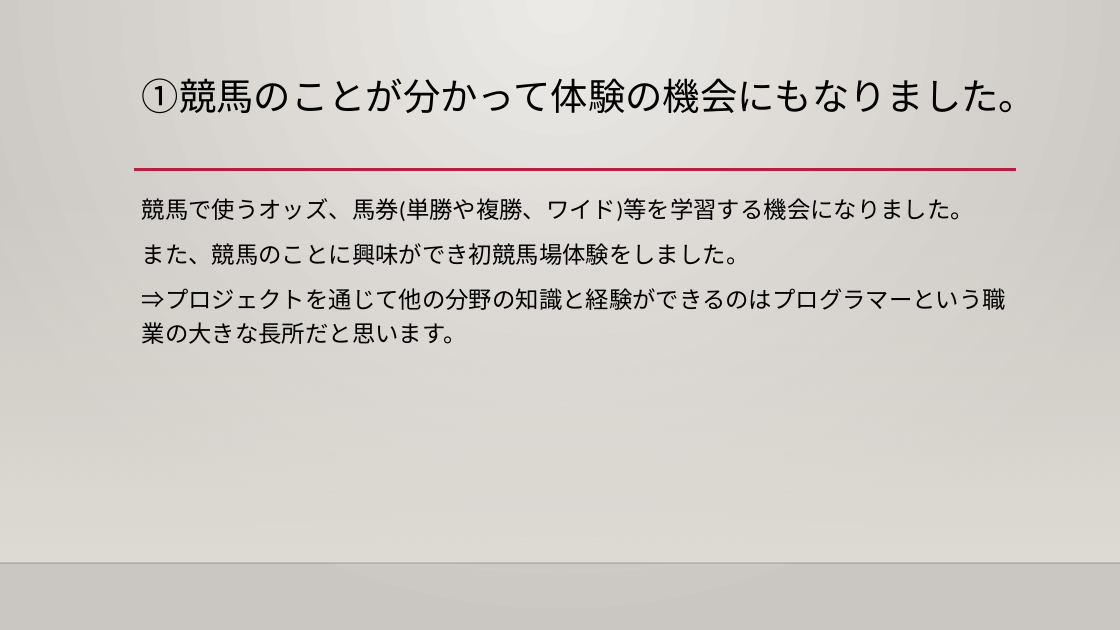
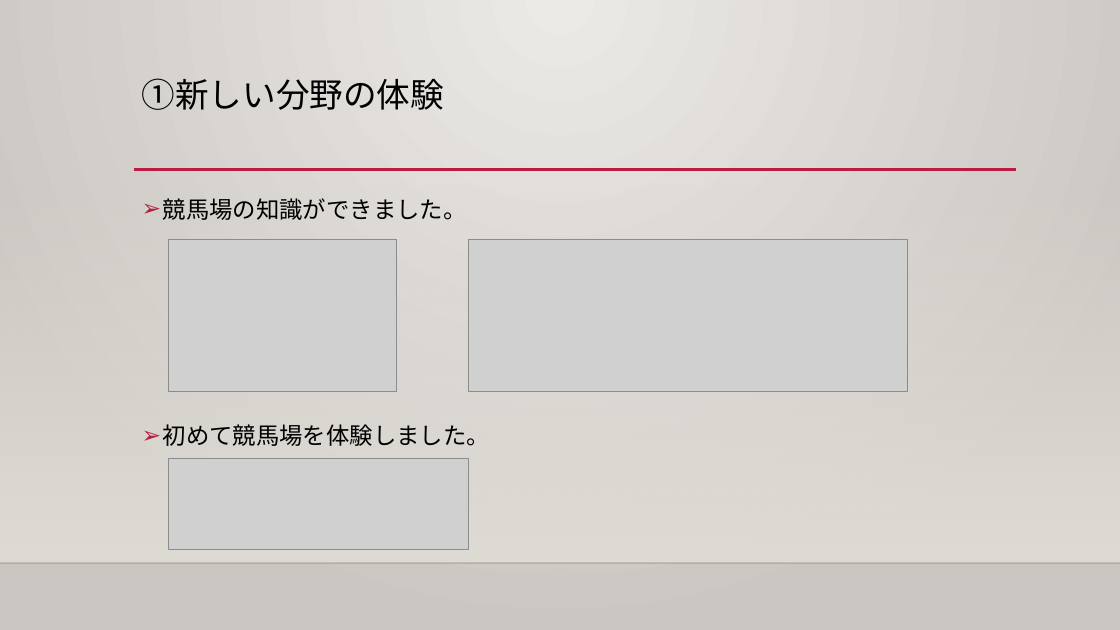
Before and after one commit to bittap/ppt, a slide deck: slide 5 of プログラム経験.pptx. Drawn at 1120x630 pixels with LibreOffice and Linux fonts; fonts in the diff are those of the drawing; grey boxes stand for pictures; background and template pictures are left out. Boxes give left, top, right and bottom in pixels: in the first picture for what was removed or moved away, otherwise in the second. Text is boxed around its words. In the diff, an @@ line names an element or a change of style, - is before the commit and + after.

Commit message:
全体の内容を触れること完了

```diff
--- a/プログラム経験.pptx
+++ b/プログラム経験.pptx
@@ title at box(142, 78, 444, 110): text changed; size 32 to 28.8 pt @@
-①競馬のことが分かって体験の機会にもなりました。
+①新しい分野の体験
@@ text at box(163, 198, 490, 446): text changed @@
-競馬で使うオッズ、馬券(単勝や複勝、ワイド)等を学習する機会になりました。
-また、競馬のことに興味ができ初競馬場体験をしました。
-⇒プロジェクトを通じて他の分野の知識と経験ができるのはプログラマーという職業の大きな長所だと思います。
+➢ 競馬場の知識ができました。
+➢ 初めて競馬場を体験しました。
@@ picture added at box(169, 239, 397, 391) @@
@@ picture added at box(468, 239, 907, 391) @@
@@ picture added at box(169, 459, 469, 549) @@
```
Also in this commit, not shown: 3 other slides changed, 5 slides added.
